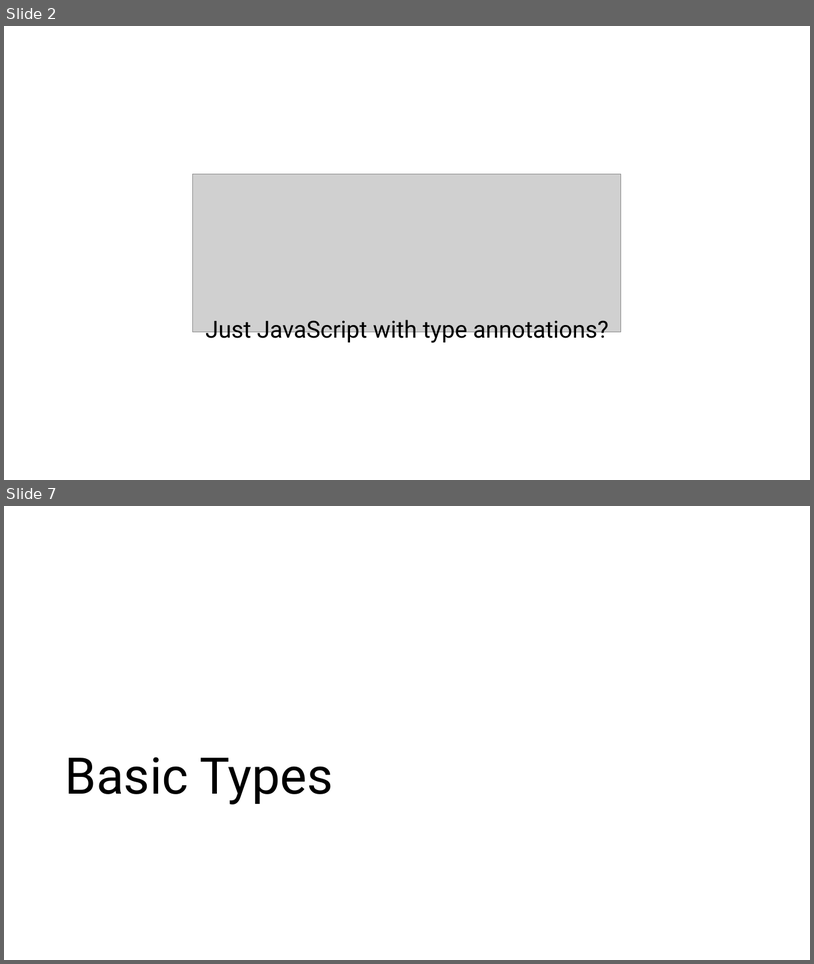
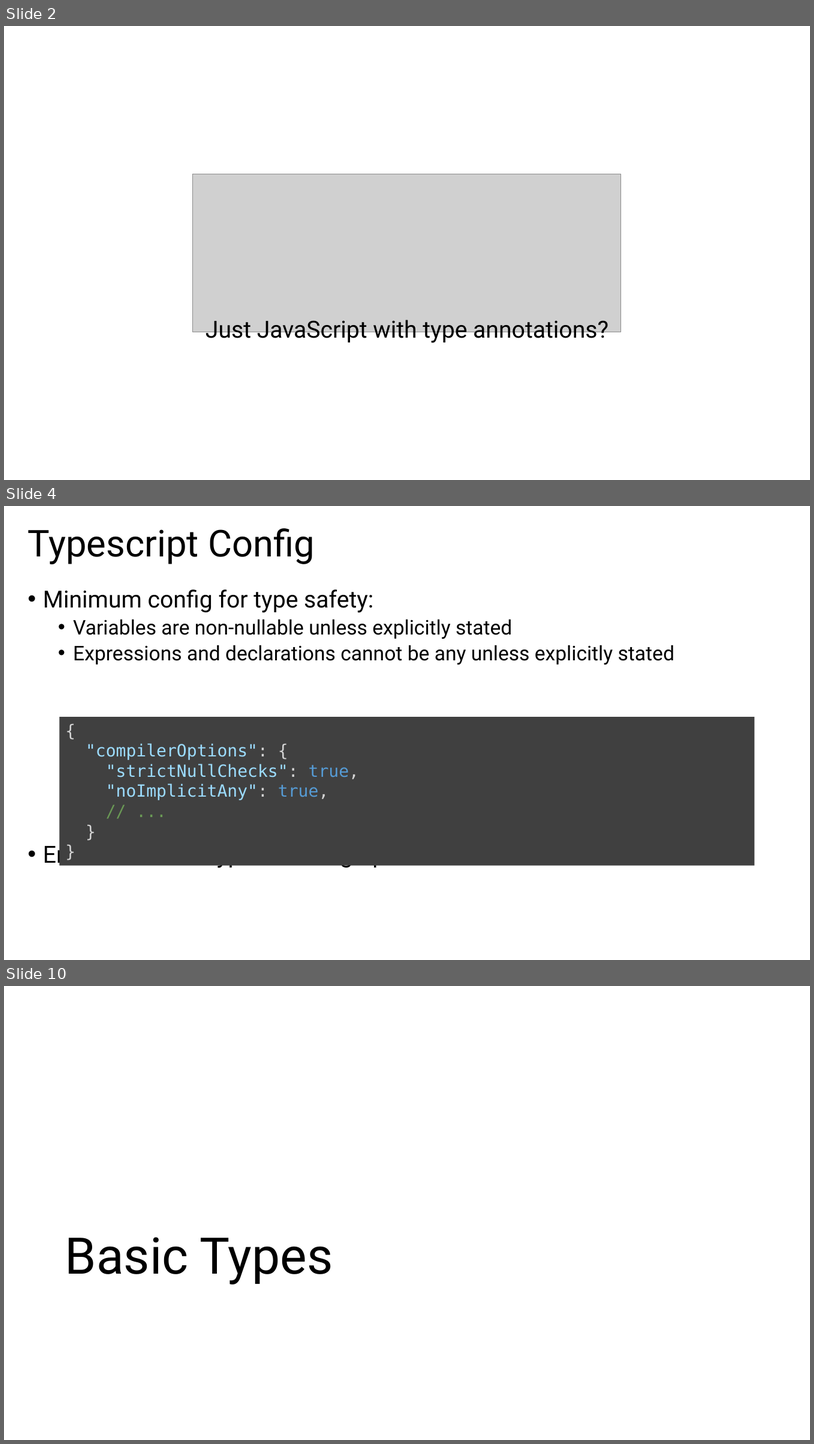
Before and after one commit to ymekesser/a-type-of-magic-presentation, a slide deck: a-type-of-magic.pptx. Shown one above the other, each under a label of ours: slides 2 and 7 before the commit, slides 2, 4 and 10 after it; the slides between them are not shown. The pictures are 814x964 and 814x1444 pixels, drawn with LibreOffice and Linux fonts; fonts in the diff are those of the drawing; grey boxes stand for pictures. Boxes give left, top, right and bottom in pixels: in the first picture for what was removed or moved away, otherwise in the second. Text is boxed around its words. In the diff, an @@ line names an element or a change of style, - is before the commit and + after.

Commit message:
Refined basic types and intro

```diff
--- a/a-type-of-magic.pptx
+++ b/a-type-of-magic.pptx
@@ slide 4 added at <box>4,506,810,960</box>, background #FFFFFF @@
@@ title added at <box>28,528,315,564</box>, 44 pt, text #000000 @@
+Typescript Config
@@ text added at <box>43,589,675,868</box>, 24 pt, text #000000 @@
+• Minimum config for type safety:
+  • Variables are non-nullable unless explicitly stated
+  • Expressions and declarations cannot be any unless explicitly stated
+• Enable all strict type checking options with “strict”: true
@@ rectangle added at <box>60,717,755,865</box>, fill #404040, 20 pt, text #9CDCFE @@
+{
+"compilerOptions": {
+"strictNullChecks": true,
+"noImplicitAny": true,
+// ...
+}
+}
@@ what was slide 7 is now slide 10 @@
```
Also in this commit, not shown: 12 slides changed, 6 other slides added, 2 other files.
